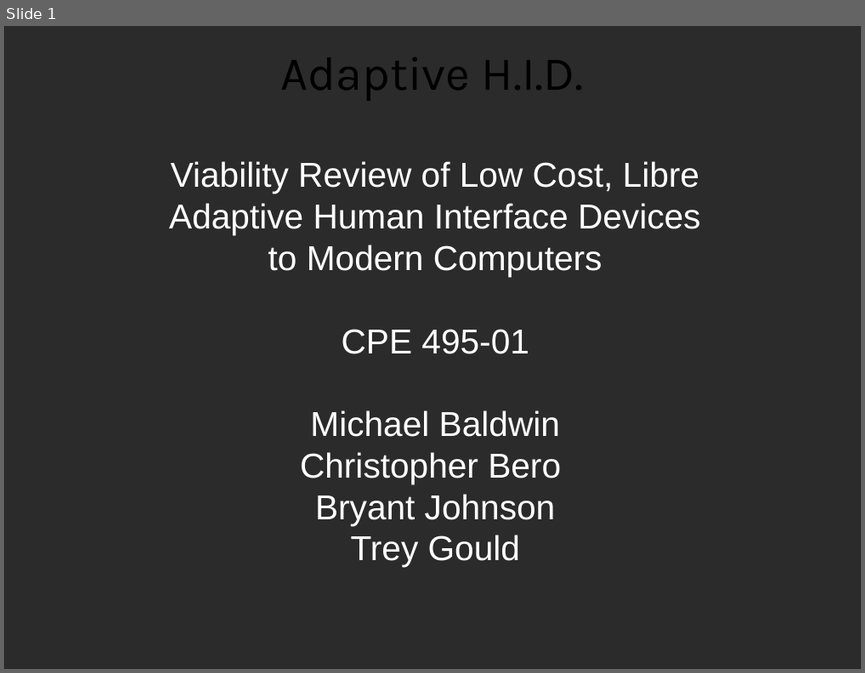
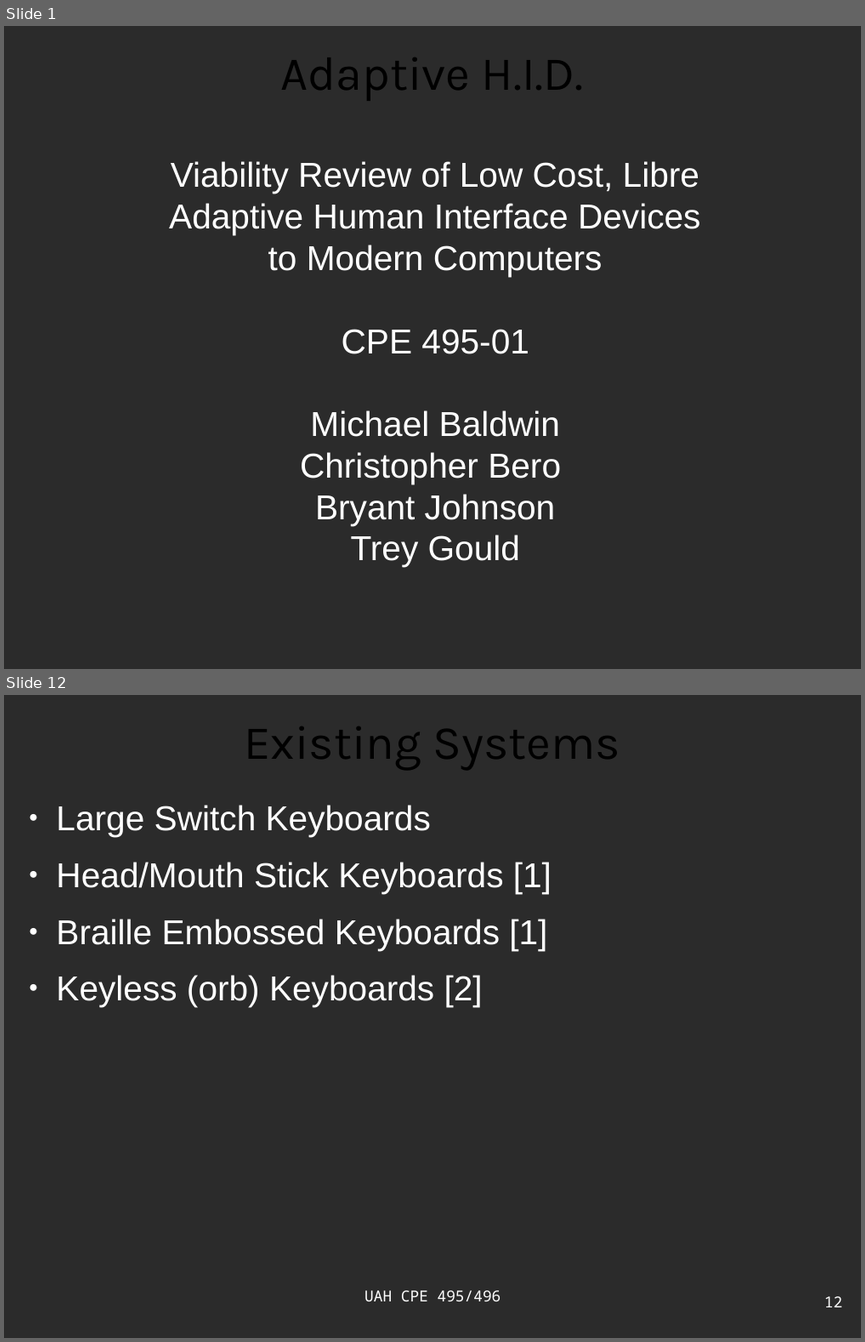
Before and after one commit to ctag/cpe495, a slide deck: projectProposal/presentation_bero.odp. Shown one above the other, each under a label of ours: slide 1 before the commit, slides 1 and 12 after it; the slides between them are not shown. The pictures are 865x673 and 865x1342 pixels, drawn with LibreOffice and Linux fonts; fonts in the diff are those of the drawing; background and template pictures are left out; a plain dark background stands for a picture behind light text. Boxes give left, top, right and bottom in pixels: in the first picture for what was removed or moved away, otherwise in the second. Text is boxed around its words. In the diff, an @@ line names an element or a change of style, - is before the commit and + after.

```diff
--- a/projectProposal/presentation_bero.odp
+++ b/projectProposal/presentation_bero.odp
@@ slide 12 added at bbox=[4, 695, 861, 1338], background picture (left out) @@
@@ title added at bbox=[244, 726, 619, 770], 44 pt, text #000000 @@
+Existing Systems
@@ text added at bbox=[56, 805, 551, 1007], 32 pt, text #FFFFFF @@
+● Large Switch Keyboards
+● Head/Mouth Stick Keyboards [1]
+● Braille Embossed Keyboards [1]
+● Keyless (orb) Keyboards [2]
@@ text added at bbox=[364, 1290, 501, 1301], 14 pt, text #FFFFFF @@
+UAH CPE 495/496
@@ page number added at bbox=[824, 1296, 842, 1307], 14 pt, text #FFFFFF @@
+12
```
Also in this commit, not shown: 5 slides changed, 14 other slides added, 12 slides removed, 15 other files.
